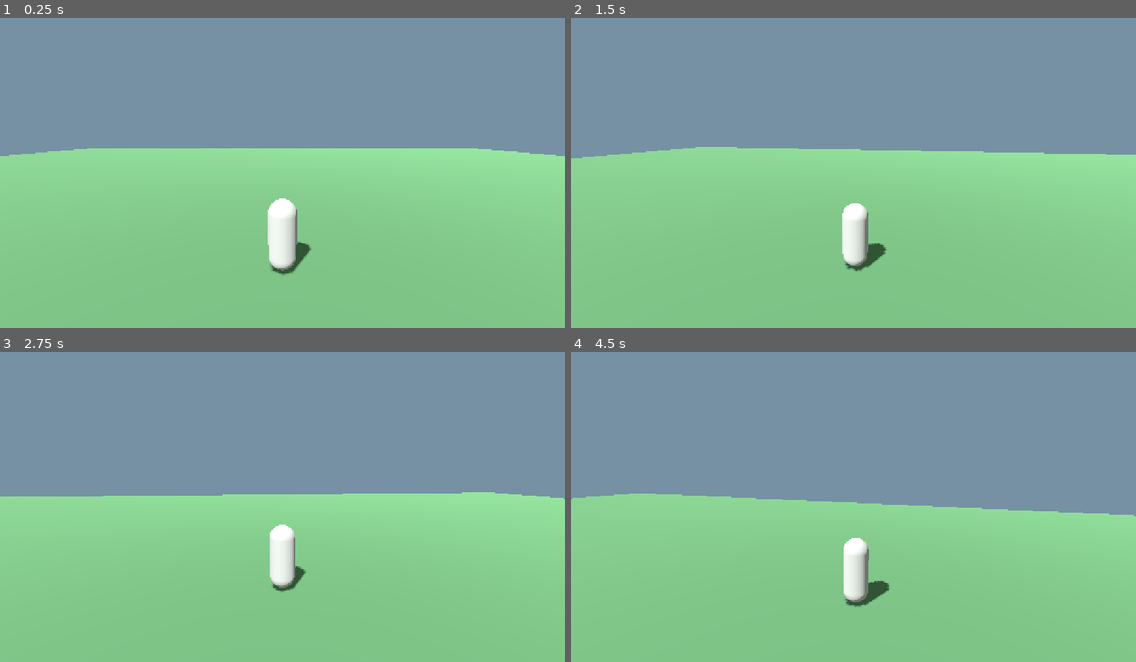
Above: before the commit, frames 1-4 (two rows, left to right).
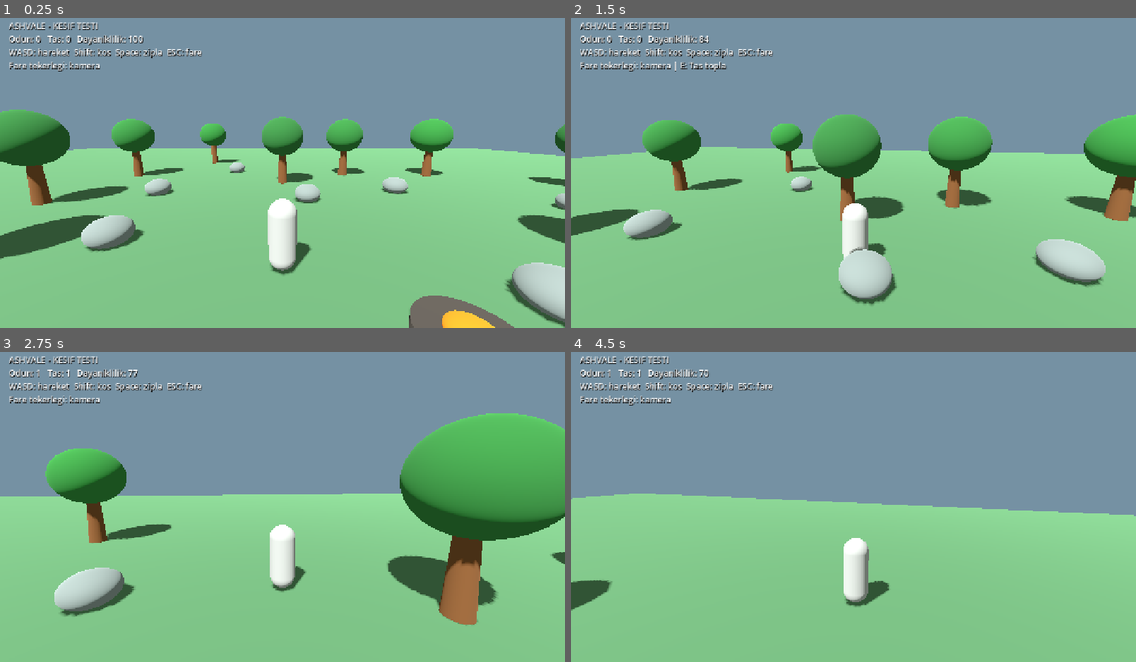
Above: after the commit, the same moments.

Repository: SerkanAydin06/ashvale-survival-rpg
Game: Godot game, scene res://main.tscn
The game is run twice, just before and just after one commit, with the same random seed, the same clock (stepped at 60 frames per second) and the same inputs.
Inputs (mouse positions are in pixels of both pictures, inside the frame that each line leads up to):
- Up to frame 1 (0.25 s): no input
- Up to frame 2 (1.5 s): tap Enter at 0.5 s; move the mouse to (881, 166) at 0.52 s; hold Shift 0.53-1.28 s; hold W from 0.53 s (still down); tap E at 0.6 s; click (881, 166) at 0.67 s; tap Space at 0.77 s; move the mouse to (825, 169) at 1.27 s; tap Shift at 1.35 s; click (825, 169) at 1.42 s
- Up to frame 3 (2.75 s): keep holding W; tap Space at 1.52 s; tap E at 1.55, 2.1 s; move the mouse to (293, 497) at 2.02 s; hold Shift from 2.03 s (still down); click (293, 497) at 2.17 s
- Up to frame 4 (4.5 s): keep holding W; move the mouse to (847, 507) at 2.77 s; release Shift at 2.78 s; tap Shift at 2.85, 4.35 s; click (847, 507) at 2.92 s; tap Space at 3.02, 3.77 s; tap E at 3.05, 3.6 s; move the mouse to (893, 507) at 3.52 s; hold Shift 3.53-4.28 s; click (893, 507) at 3.67 s; move the mouse to (808, 500) at 4.27 s; click (808, 500) at 4.42 s

The runs differ from the first frame. In frame 1, 15% of the frame differs, in the area x 0-100%, y 1-100%; in frame 2, 15%; in frame 3, 19%, in the area x 1-100%, y 1-89%; in frame 4, 1.8%.

Commit message:
Add lightweight exploration camp, resource collection, stamina and HUD without Actions

Diff:
--- a/scripts/main.gd
+++ b/scripts/main.gd
@@ -13,11 +13,19 @@
 var run_clip := ""
 var yaw := 0.0
 var pitch := -0.18
+var hud: Label
+var resource_nodes: Array[Node3D] = []
+var wood := 0
+var stone := 0
+var stamina := 100.0
+var camera_distance := 5.0
 
 func _ready() -> void:
 	_make_world()
 	_make_player()
 	_make_camera()
+	_make_camp()
+	_make_hud()
 	Input.mouse_mode = Input.MOUSE_MODE_CAPTURED
 
 func _make_world() -> void:
@@ -52,6 +60,108 @@
 	collider.shape = shape
 	collider.position.y = -0.2
 	ground.add_child(collider)
+
+func _add_primitive(parent: Node3D, shape_mesh: Mesh, pos: Vector3, tint: Color) -> MeshInstance3D:
+	var item := MeshInstance3D.new()
+	item.mesh = shape_mesh
+	item.position = pos
+	var material := StandardMaterial3D.new()
+	material.albedo_color = tint
+	item.material_override = material
+	parent.add_child(item)
+	return item
+
+func _make_camp() -> void:
+	# Lightweight test environment suitable for Compatibility renderer.
+	for i in range(16):
+		var angle := float(i) * TAU / 16.0
+		var distance := 9.0 + float(i % 4) * 3.5
+		var pos := Vector3(cos(angle) * distance, 0.0, sin(angle) * distance)
+		var tree := Node3D.new()
+		tree.name = "Tree_%02d" % i
+		tree.position = pos
+		add_child(tree)
+		var trunk := CylinderMesh.new()
+		trunk.top_radius = 0.22
+		trunk.bottom_radius = 0.33
+		trunk.height = 2.4
+		_add_primitive(tree, trunk, Vector3(0, 1.2, 0), Color(0.36, 0.23, 0.13))
+		var crown := SphereMesh.new()
+		crown.radius = 1.35
+		crown.height = 2.5
+		_add_primitive(tree, crown, Vector3(0, 3.1, 0), Color(0.15, 0.34 + 0.02 * (i % 3), 0.17))
+		tree.set_meta("resource_type", "wood")
+		resource_nodes.append(tree)
+	for i in range(12):
+		var angle := float(i) * TAU / 12.0 + 0.23
+		var distance := 5.5 + float(i % 3) * 4.0
+		var rock := Node3D.new()
+		rock.name = "Rock_%02d" % i
+		rock.position = Vector3(cos(angle) * distance, 0, sin(angle) * distance)
+		add_child(rock)
+		var rock_mesh := SphereMesh.new()
+		rock_mesh.radius = 0.65
+		rock_mesh.height = 0.9
+		_add_primitive(rock, rock_mesh, Vector3(0, 0.35, 0), Color(0.40, 0.43, 0.43))
+		rock.set_meta("resource_type", "stone")
+		resource_nodes.append(rock)
+	var camp := Node3D.new()
+	camp.name = "Camp"
+	camp.position = Vector3(3, 0, 2)
+	add_child(camp)
+	var pit := CylinderMesh.new()
+	pit.top_radius = 0.85
+	pit.bottom_radius = 0.85
+	pit.height = 0.2
+	_add_primitive(camp, pit, Vector3(0, 0.1, 0), Color(0.22, 0.2, 0.19))
+	var ember := SphereMesh.new()
+	ember.radius = 0.4
+	ember.height = 0.4
+	_add_primitive(camp, ember, Vector3(0, 0.25, 0), Color(0.98, 0.41, 0.09))
+
+func _make_hud() -> void:
+	var layer := CanvasLayer.new()
+	add_child(layer)
+	hud = Label.new()
+	hud.position = Vector2(20, 20)
+	hud.add_theme_font_size_override("font_size", 19)
+	hud.add_theme_color_override("font_color", Color.WHITE)
+	hud.add_theme_color_override("font_shadow_color", Color.BLACK)
+	hud.add_theme_constant_override("shadow_offset_x", 1)
+	hud.add_theme_constant_override("shadow_offset_y", 2)
+	layer.add_child(hud)
+	_update_hud()
+
+func _update_hud() -> void:
+	var nearby := _nearest_resource()
+	var hint := ""
+	if nearby != null:
+		hint = " | E: %s topla" % ("Odun" if String(nearby.get_meta("resource_type")) == "wood" else "Tas")
+	hud.text = "ASHVALE - KESIF TESTI\nOdun: %d   Tas: %d   Dayaniklilik: %d\nWASD: hareket  Shift: kos  Space: zipla  ESC: fare\nFare tekerlegi: kamera%s" % [wood, stone, int(stamina), hint]
+
+func _nearest_resource() -> Node3D:
+	var best: Node3D = null
+	var best_distance := 3.0
+	for node in resource_nodes:
+		if not is_instance_valid(node):
+			continue
+		var distance := player.global_position.distance_to(node.global_position)
+		if distance < best_distance:
+			best_distance = distance
+			best = node
+	return best
+
+func _collect_resource() -> void:
+	var target := _nearest_resource()
+	if target == null:
+		return
+	if String(target.get_meta("resource_type")) == "wood":
+		wood += 1
+	else:
+		stone += 1
+	resource_nodes.erase(target)
+	target.queue_free()
+	_update_hud()
 
 func _make_player() -> void:
 	player = CharacterBody3D.new()
@@ -111,6 +221,8 @@
 	camera_pivot.add_child(camera)
 
 func _unhandled_input(event: InputEvent) -> void:
+	if event is InputEventKey and event.pressed and not event.echo and event.keycode == KEY_E:
+		_collect_resource()
 	if event is InputEventKey and event.pressed and event.keycode == KEY_ESCAPE:
 		if Input.mouse_mode == Input.MOUSE_MODE_CAPTURED:
 			Input.mouse_mode = Input.MOUSE_MODE_VISIBLE
@@ -120,6 +232,9 @@
 		yaw -= event.relative.x * 0.003
 		pitch = clampf(pitch - event.relative.y * 0.003, -0.8, 0.35)
 		camera_pivot.rotation = Vector3(pitch, yaw, 0)
+	elif event is InputEventMouseButton and event.pressed and (event.button_index == MOUSE_BUTTON_WHEEL_UP or event.button_index == MOUSE_BUTTON_WHEEL_DOWN):
+		camera_distance = clampf(camera_distance + (-0.5 if event.button_index == MOUSE_BUTTON_WHEEL_UP else 0.5), 2.5, 8.5)
+		camera_pivot.get_node("Camera").position.z = camera_distance
 	elif event is InputEventMouseButton and event.pressed and event.button_index == MOUSE_BUTTON_LEFT:
 		Input.mouse_mode = Input.MOUSE_MODE_CAPTURED
 
@@ -129,7 +244,8 @@
 		float(Input.is_physical_key_pressed(KEY_S)) - float(Input.is_physical_key_pressed(KEY_W))
 	).normalized()
 	var direction := Basis(Vector3.UP, yaw) * Vector3(input.x, 0, input.y)
-	var sprint := Input.is_physical_key_pressed(KEY_SHIFT)
+	var sprint := Input.is_physical_key_pressed(KEY_SHIFT) and stamina > 1.0 and input.length_squared() > 0.01
+	stamina = clampf(stamina + (-22.0 if sprint else 16.0) * delta, 0.0, 100.0)
 	var speed := RUN_SPEED if sprint else WALK_SPEED
 	player.velocity.x = direction.x * speed
 	player.velocity.z = direction.z * speed
@@ -150,3 +266,4 @@
 		elif animator.is_playing():
 			animator.stop()
 	camera_pivot.global_position = camera_pivot.global_position.lerp(player.global_position + Vector3(0, 1.5, 0), minf(delta * 8.0, 1.0))
+	_update_hud()
